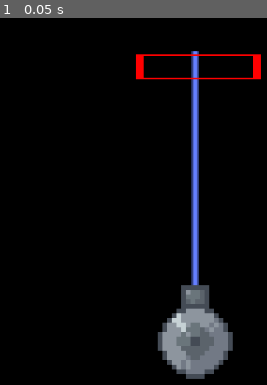
Above: before the commit, frame 1.
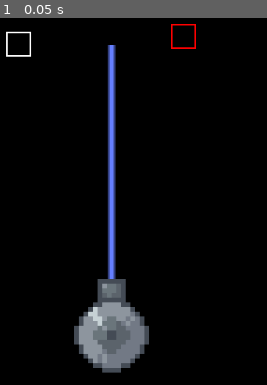
Above: after the commit, the same moment.

Repository: Myles512/AGJ2021
Game: Godot game, scene res://Scenes/TestScene.tscn
Same seed, same stepped clock (60 frames per second), same inputs: the game is played once before the commit and once after it. Before the commit the project has no main scene; this scene is started directly in both runs.
Inputs:
- Up to frame 1 (0.05 s): no input

The runs differ from the first frame. In frame 1, 15% of the frame differs, in the area x 2-98%, y 1-99%.

Commit message:
Trying out surfaces

Diff:
--- /dev/null
+++ b/Scenes/ReflectiveSurface2.tscn
@@ -0,0 +1,14 @@
+[gd_scene load_steps=3 format=2]
+
+[ext_resource path="res://GFX/square.png" type="Texture" id=1]
+
+[sub_resource type="RectangleShape2D" id=1]
+extents = Vector2( 16, 16 )
+
+[node name="ReflectiveSurface2" type="KinematicBody2D"]
+
+[node name="Sprite" type="Sprite" parent="."]
+texture = ExtResource( 1 )
+
+[node name="CollisionShape2D" type="CollisionShape2D" parent="."]
+shape = SubResource( 1 )
--- a/Scenes/TestScene.tscn
+++ b/Scenes/TestScene.tscn
@@ -1,7 +1,8 @@
-[gd_scene load_steps=3 format=2]
+[gd_scene load_steps=4 format=2]
 
 [ext_resource path="res://Scenes/Turret.tscn" type="PackedScene" id=1]
 [ext_resource path="res://Scenes/ReflectiveSurface.tscn" type="PackedScene" id=2]
+[ext_resource path="res://Scenes/ReflectiveSurface2.tscn" type="PackedScene" id=3]
 
 [node name="TestScene" type="Node2D"]
 
@@ -10,14 +11,17 @@
 margin_top = -39.0
 margin_right = 1097.0
 margin_bottom = 664.0
+mouse_filter = 2
 color = Color( 0, 0, 0, 1 )
 __meta__ = {
 "_edit_use_anchors_": false
 }
 
 [node name="Turret" parent="." instance=ExtResource( 1 )]
-position = Vector2( 511, 521 )
+position = Vector2( 404, 513 )
 
 [node name="ReflectiveSurface" parent="." instance=ExtResource( 2 )]
-position = Vector2( 515, 169 )
-scale = Vector2( 5, 1 )
+position = Vector2( 496, 130 )
+
+[node name="ReflectiveSurface2" parent="." instance=ExtResource( 3 )]
+position = Vector2( 285, 140 )
--- a/project.godot
+++ b/project.godot
@@ -11,6 +11,7 @@
 [application]
 
 config/name="AGJ2021"
+run/main_scene="res://Scenes/Main.tscn"
 config/icon="res://icon.png"
 
 [input]
Renamed: Simple Turret1.png -> GFX/Simple Turret1.png
Not shown, added: GFX/Simple Turret1.png.import
Renamed: Simple Turret2.png -> GFX/Simple Turret2.png
Not shown, added: GFX/Simple Turret2.png.import
